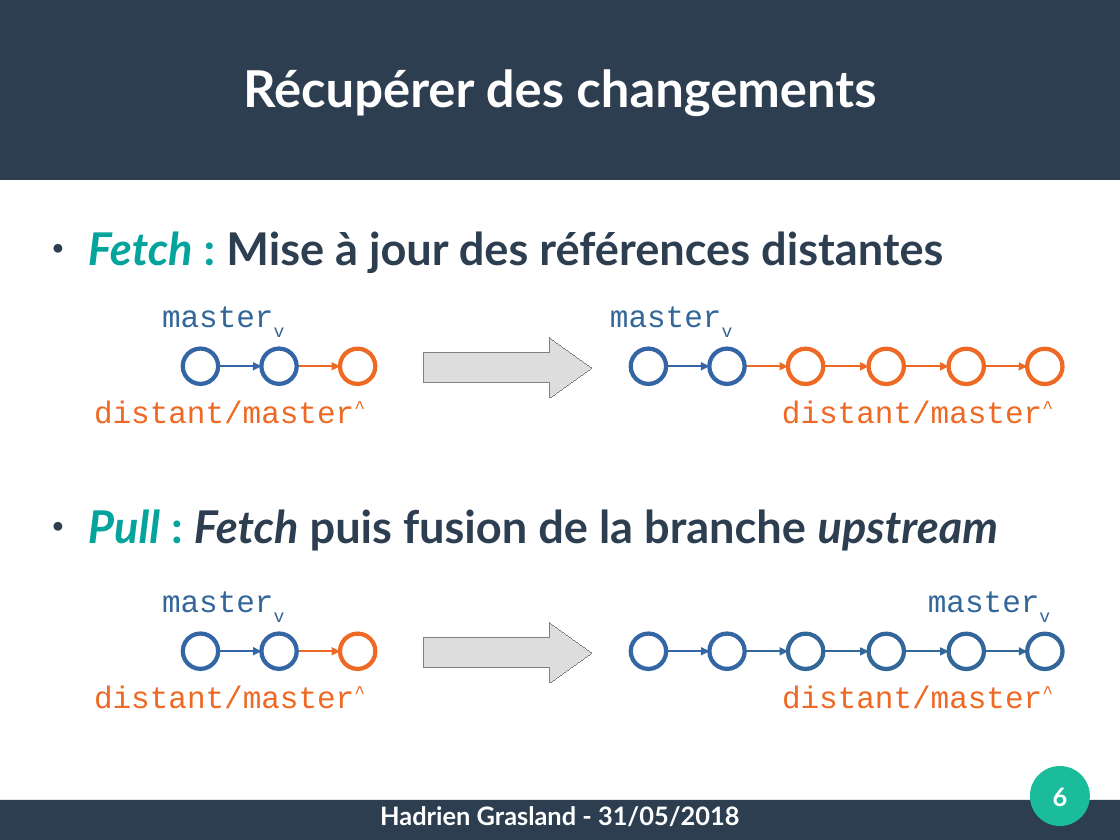
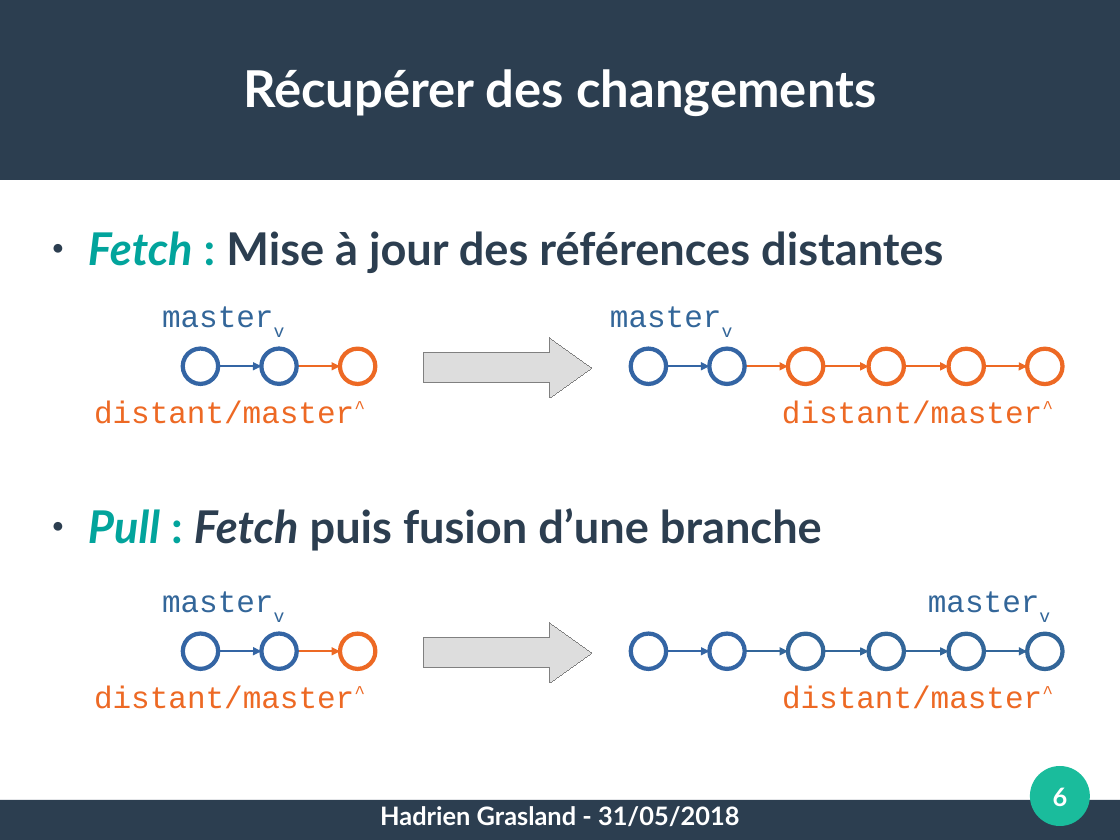
Before and after one commit to pushou/formation-git, a slide deck: slide 6 of 4-Distribution.odp. Drawn at 1120x840 pixels with LibreOffice and Linux fonts; fonts in the diff are those of the drawing. Boxes give left, top, right and bottom in pixels: in the first picture for what was removed or moved away, otherwise in the second. Text is boxed around its words. In the diff, an @@ line names an element or a change of style, - is before the commit and + after.

Commit message:
Clarification de pull

```diff
--- a/4-Distribution.odp
+++ b/4-Distribution.odp
@@ text at box(88, 508, 822, 551): text changed @@
-● Pull : Fetch puis fusion de la branche upstream
+● Pull : Fetch puis fusion d’une branche
```
Also in this commit, not shown: 1 other slide changed, 1 other file.
